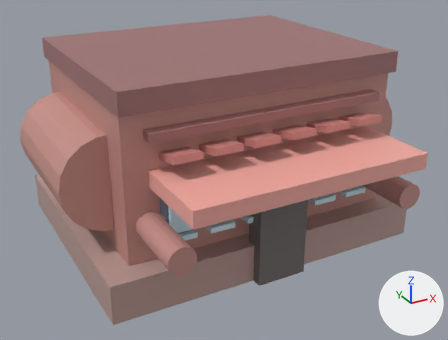
A saved change to the glTF model models/diner.glb.
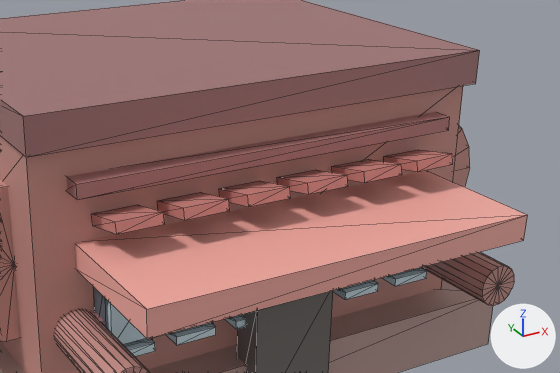
Old and new are each drawn whole from a 50 mm camera at (-1.144, -2.18, 1.366) aimed at (0.008, -0.085, 0.319) and again close up on the part from 23% to 100% of the width and 6% to 74% of the height. The axes (+X, +Y, +Z) are drawn at lower right. The lights are the same throughout. The last two pictures show the newer version. The close-ups show mesh edges as thin lines. Where no turn or scale is listed for an object, it has been applied to the vertices.

Objects in the first close-up: 'geometry_0'.
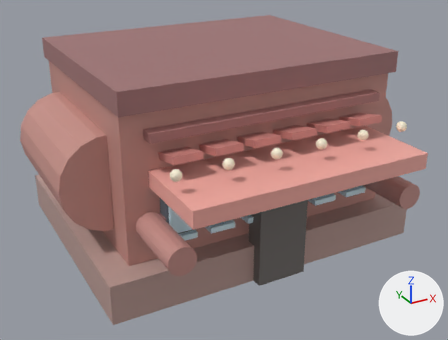
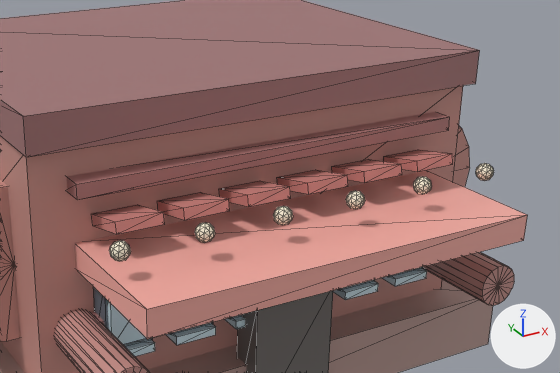
Changed parts and their boxes [x1, y1, x2, y2] in the close-ups (560 x 373 px):
part 1 of me_geometry_0, added
    after: [109, 240, 131, 262]
part 2 of me_geometry_0, added
    after: [195, 223, 215, 243]
part 3 of me_geometry_0, added
    after: [273, 206, 293, 225]
part 4 of me_geometry_0, added
    after: [346, 191, 365, 209]
part 5 of me_geometry_0, added
    after: [413, 177, 432, 194]
part 6 of me_geometry_0, added
    after: [476, 163, 494, 180]

The change, as a diff of the scene's bpy script:
```diff
--- a/models/diner.glb.py
+++ b/models/diner.glb.py
@@ me_geometry_0 @@
 # used by ob_geometry_0; location = (0.0, 0.0, 0.0)
-me_geometry_0.from_pydata(...)  # 540 vertices, 900 faces; spans x -0.73..0.73, y -0.75..0.688, z 0.0..0.833
+me_geometry_0.from_pydata(...)  # 808 vertices, 1404 faces; spans x -0.73..0.73, y -0.75..0.688, z 0.0..0.833
+# me_geometry_0 part 1: a new loose piece, an icosphere of 80 faces spanning x -0.47..-0.43, y -0.64..-0.6, z 0.583..0.623, in mat_defaultmaterial
+# me_geometry_0 part 2: a new loose piece, an icosphere of 80 faces spanning x -0.29..-0.25, y -0.64..-0.6, z 0.583..0.623, in mat_defaultmaterial
+# me_geometry_0 part 3: a new loose piece, an icosphere of 80 faces spanning x -0.11..-0.07, y -0.64..-0.6, z 0.583..0.623, in mat_defaultmaterial
+# me_geometry_0 part 4: a new loose piece, an icosphere of 80 faces spanning x 0.07..0.11, y -0.64..-0.6, z 0.583..0.623, in mat_defaultmaterial
+# me_geometry_0 part 5: a new loose piece, an icosphere of 80 faces spanning x 0.25..0.29, y -0.64..-0.6, z 0.583..0.623, in mat_defaultmaterial
+# me_geometry_0 part 6: a new loose piece, an icosphere of 80 faces spanning x 0.43..0.47, y -0.64..-0.6, z 0.583..0.623, in mat_defaultmaterial
+# other edits to the shape of me_geometry_0 do not show in these pictures
 me_geometry_0.materials.append(mat_defaultmaterial)
```
